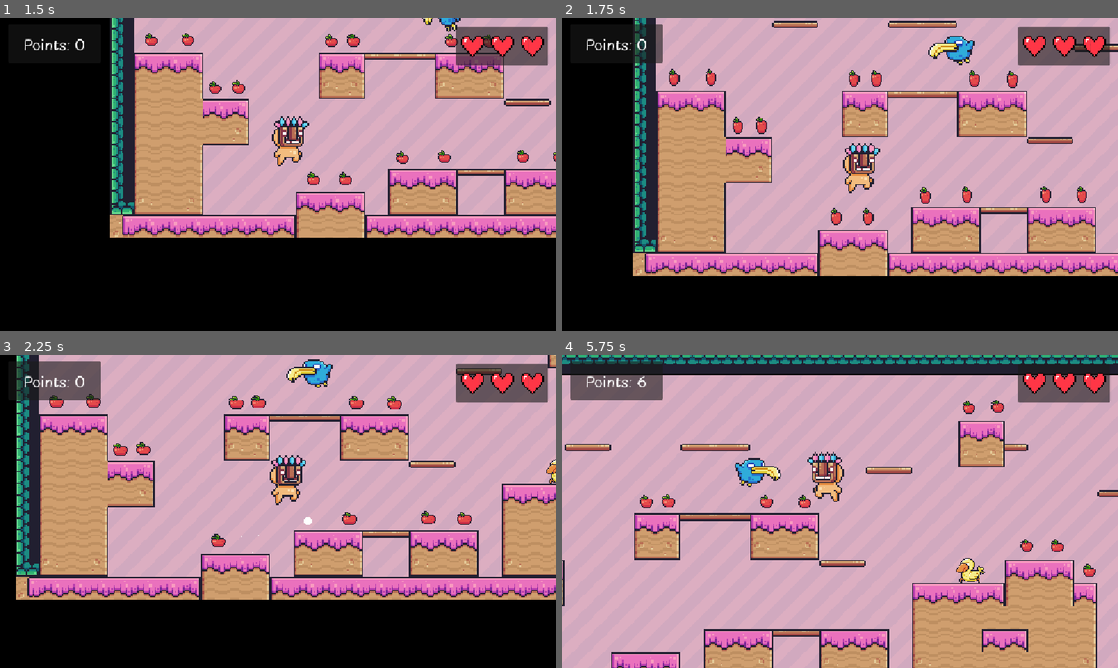
Above: before the commit, frames 1-4 (two rows, left to right).
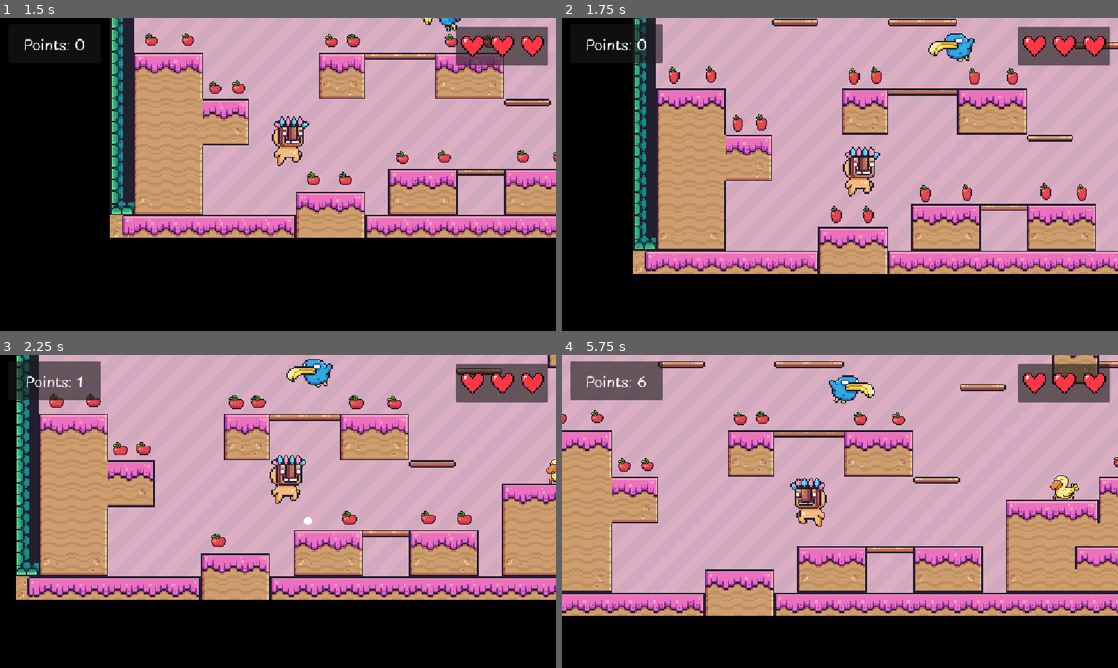
Above: after the commit, the same moments.

Repository: raihan-ys/2d-platformer-game
Game: Godot game, scene res://scenes/menu/main_menu.tscn
The game is run twice, just before and just after one commit, with the same random seed, the same clock (stepped at 60 frames per second) and the same inputs.
Inputs:
- Up to frame 1 (1.5 s): click "Level 1" at 0.5 s; hold D (right) from 1.28 s (still down); tap W (jump) at 1.35 s
- Up to frame 2 (1.75 s): keep holding D (right); tap W (jump) at 1.52 s
- Up to frame 3 (2.25 s): keep holding D (right); tap W (jump) at 1.82, 2.1 s
- Up to frame 4 (5.75 s): tap W (jump) at 2.27, 2.57, 2.85, 3.6, 3.77, 4.07, 4.35, 4.52, 4.82, 5.1, 5.27, 5.57 s; release D (right) at 2.78 s; hold A (left) 2.78-3.53 s; hold D (right) 3.53-5.03 s; hold A (left) from 5.03 s (still down)

Frame 1 is identical in both runs. In frame 2, 12% of the frame differs, in the area x 12-100%, y 0-83%; in frame 3, 3.0%; in frame 4, 58%, in the area x 0-100%, y 0-100%.

Commit message:
Player now can double jump

Diff:
--- a/scenes/game_objects/player.gd
+++ b/scenes/game_objects/player.gd
@@ -1,12 +1,21 @@
 extends CharacterBody2D
 
 
+@export var hearts: Array[Node]
+# Variable for dash forward
+@export var dash_speed: float = 900.0
+@export var dash_duration: float = 0.2
+@export var double_tap_window: float = 0.3
+
+@onready var sprite_2d: AnimatedSprite2D = $Sprite2D
+
 const SPEED = 400.0
 const JUMP_VELOCITY = -900.0
+const MAX_JUMPS = 2
+
+var jumps_left = MAX_JUMPS
 var lives = 3
 var alive = true
-@onready var sprite_2d: AnimatedSprite2D = $Sprite2D
-@export var hearts: Array[Node]
 
 func decrease_health():
 	lives -= 1
@@ -35,13 +44,21 @@
 
 	# Add the gravity.
 	if not is_on_floor():
+		# Disable jumps if player just fell off a platform
+		if jumps_left == MAX_JUMPS:
+			jumps_left -= 2
 		velocity += get_gravity() * delta
 		sprite_2d.animation = "jumping"
+	else:
+		# Reset jumps when grounded
+		jumps_left = MAX_JUMPS
 
 	# Handle jump.
-	if Input.is_action_just_pressed("jump") and is_on_floor():
+	if Input.is_action_just_pressed("jump") and jumps_left > 0:
 		velocity.y = JUMP_VELOCITY
+		jumps_left -= 1
 
+	# Double click to dash: Check whether a second press happens within a short window
 	# Get the input direction and handle the movement/deceleration.
 	# As good practice, you should replace UI actions with custom gameplay actions.
 	var direction := Input.get_axis("left", "right")
--- a/scenes/game_objects/swinging_spike_ball.gd
+++ b/scenes/game_objects/swinging_spike_ball.gd
@@ -14,6 +14,7 @@
 	time_passed += delta
 
 	# Radian: Satuan untuk mengukur sudut karena Node2D tidak pakai derajat
+	# Sin: Fungsi yang menyatakan perbandingan panjang sisi depan sudut dengan sisi miring pada segitiga siku-siku
 	swing_pivot.rotation = deg_to_rad(swing_angle) * sin(
 		time_passed * swing_speed
 	)
--- /dev/null
+++ b/scenes/levels/level4.tscn
@@ -0,0 +1,3 @@
+[gd_scene format=3 uid="uid://6v77d4numkjo"]
+
+[node name="Level4" type="Node2D" unique_id=28585122]
